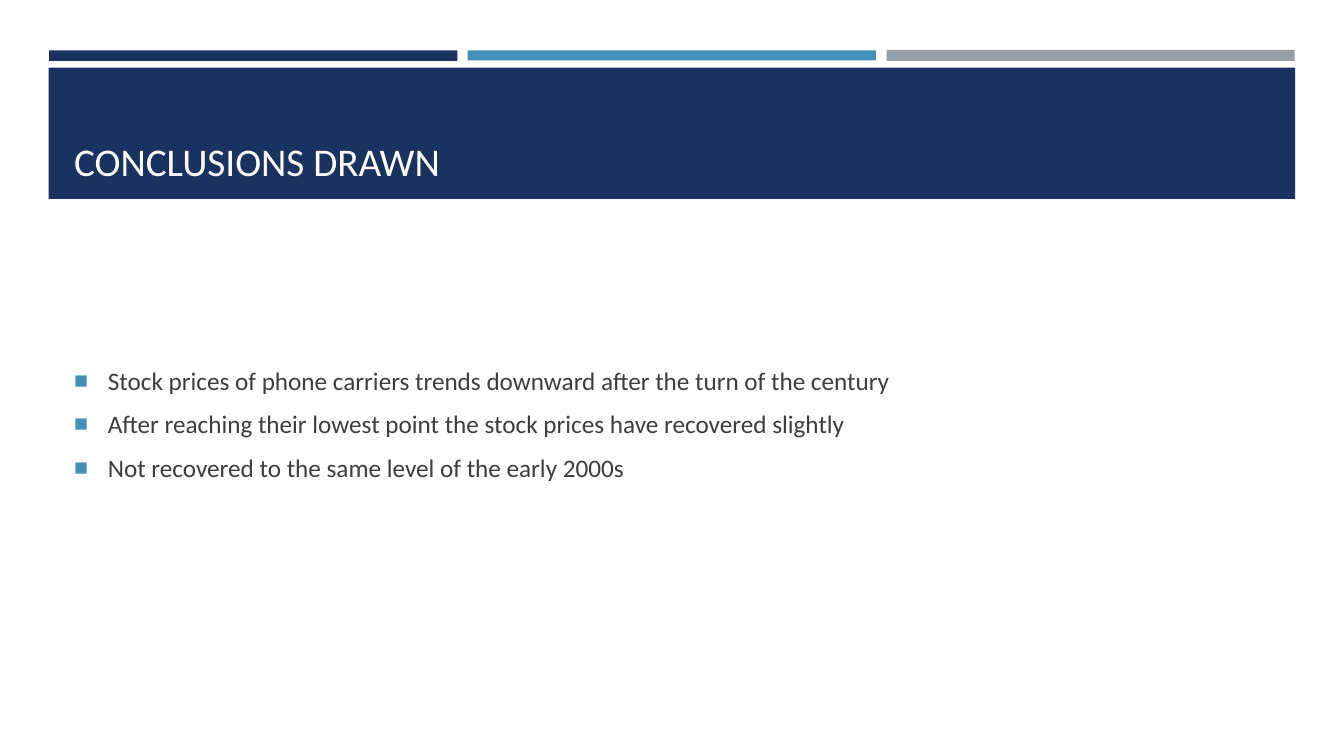
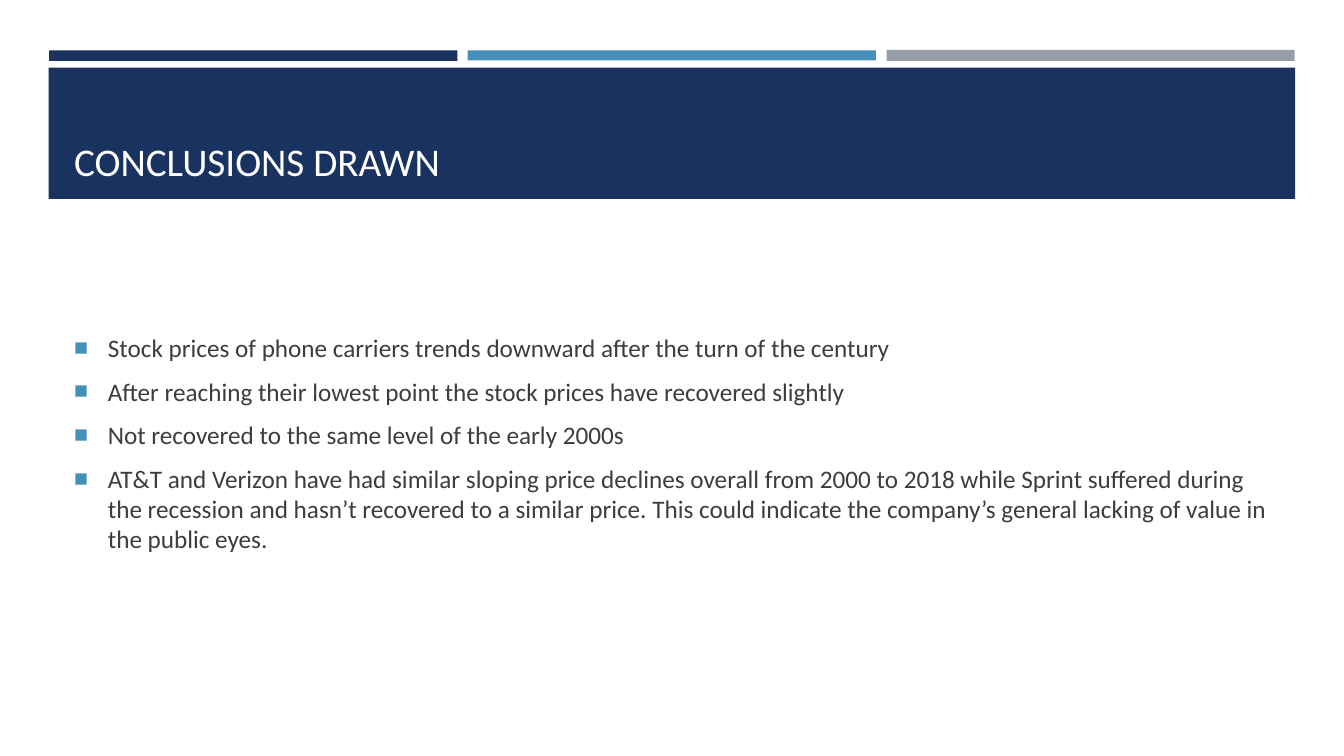
Before and after one commit to Bmord01/Csci260FinalProject, a slide deck: slide 5 of Stock Analysis.pptx. Drawn at 1344x756 pixels with LibreOffice and Linux fonts; fonts in the diff are those of the drawing. Boxes give left, top, right and bottom in pixels: in the first picture for what was removed or moved away, otherwise in the second. Text is boxed around its words. In the diff, an @@ line names an element or a change of style, - is before the commit and + after.

```diff
--- a/Stock Analysis.pptx
+++ b/Stock Analysis.pptx
@@ text at box(108, 470, 1266, 552): paragraph added @@
+■ AT&T and Verizon have had similar sloping price declines overall from 2000 to 2018 while Sprint suffered during the recession and hasn’t recovered to a similar price. This could indicate the company’s general lacking of value in the public eyes.
```
Also in this commit, not shown: 3 other slides changed, 1 slide added.
